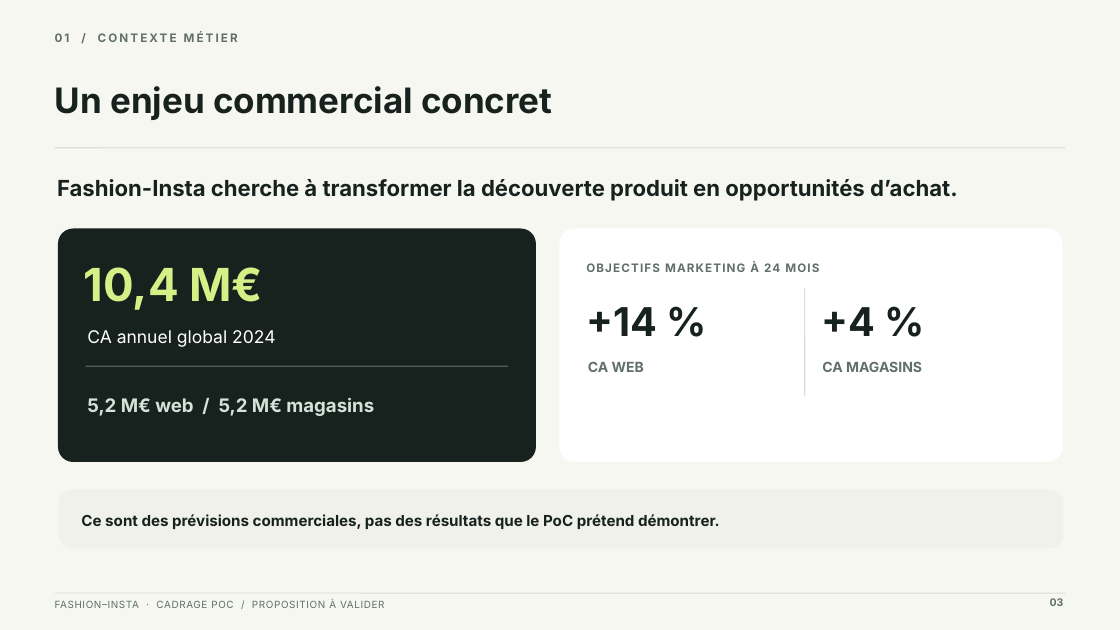
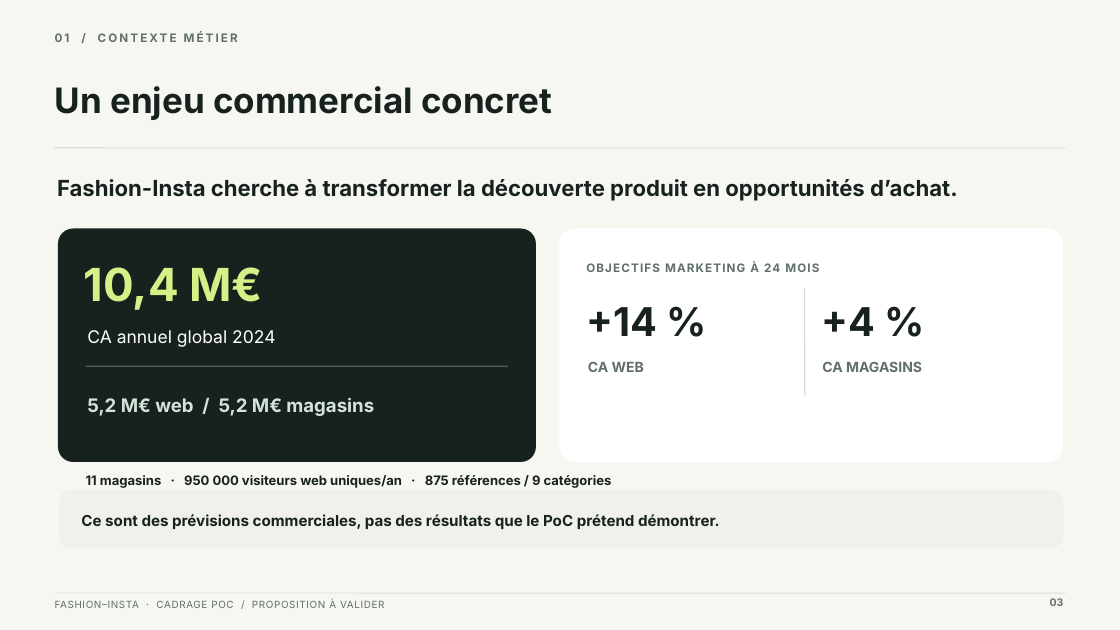
Before and after one commit to VincentDesmouceaux/P11_Cadrage_Projet_IA_FashionInsta, a slide deck: slide 3 of livrables/P11_FashionInsta_Cadrage_PoC_COMEX_avec_photo.pptx. Drawn at 1120x630 pixels with LibreOffice and Linux fonts; fonts in the diff are those of the drawing. Boxes give left, top, right and bottom in pixels: in the first picture for what was removed or moved away, otherwise in the second. Text is boxed around its words. In the diff, an @@ line names an element or a change of style, - is before the commit and + after.

```diff
--- a/livrables/P11_FashionInsta_Cadrage_PoC_COMEX_avec_photo.pptx
+++ b/livrables/P11_FashionInsta_Cadrage_PoC_COMEX_avec_photo.pptx
@@ text added at box(86, 475, 612, 488), 11.2 pt, text #17221F, bold @@
+11 magasins · 950 000 visiteurs web uniques/an · 875 références / 9 catégories
```
Also in this commit, not shown: 1 other slide changed, 8 other files.
